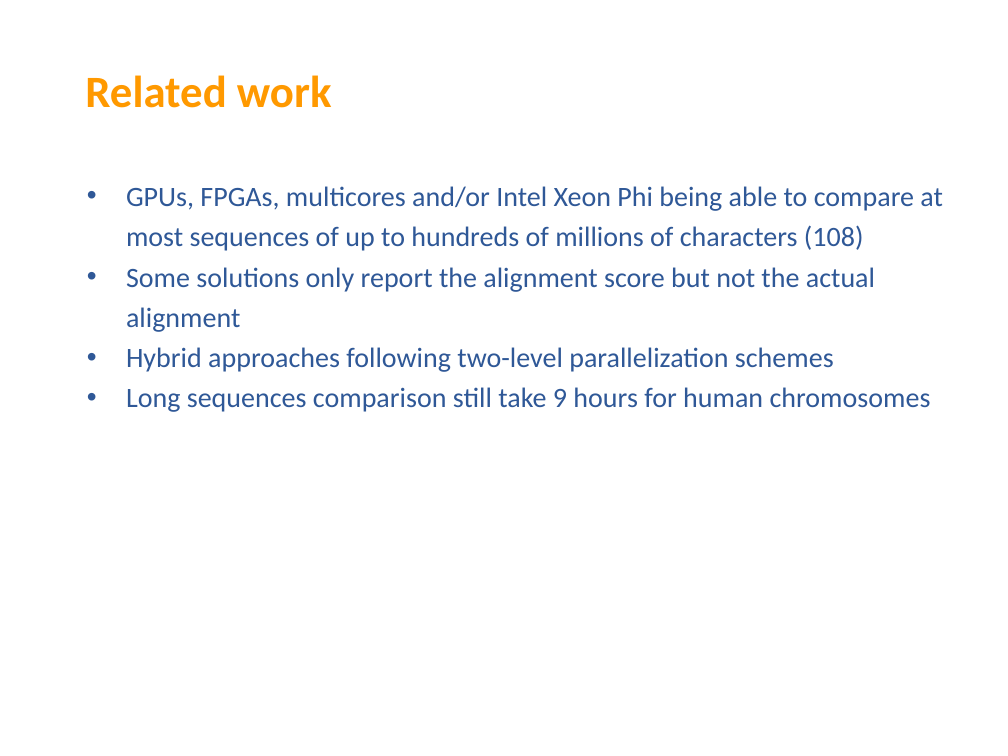
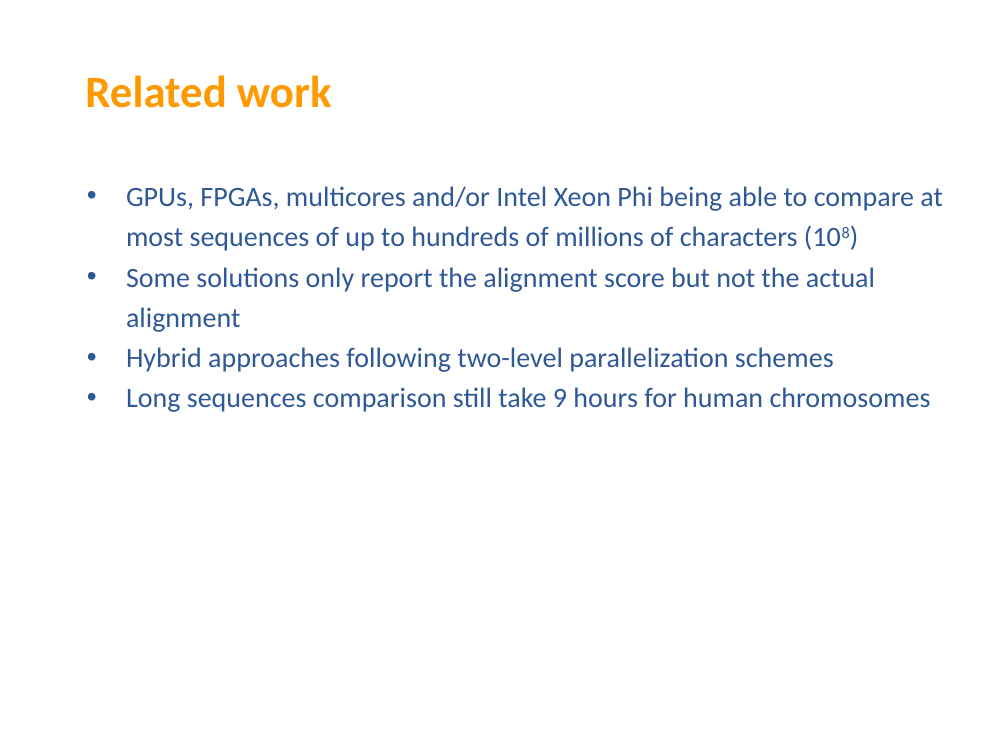
Before and after one commit to otorreno/hpc-excelerate, a slide deck: slide 3 of day2/slides/09_GECKO_parallel.pptx. Drawn at 1008x756 pixels with LibreOffice and Linux fonts; fonts in the diff are those of the drawing; background and template pictures are left out. Boxes give left, top, right and bottom in pixels: in the first picture for what was removed or moved away, otherwise in the second. Text is boxed around its words. In the diff, an @@ line names an element or a change of style, - is before the commit and + after.

```diff
--- a/day2/slides/09_GECKO_parallel.pptx
+++ b/day2/slides/09_GECKO_parallel.pptx
@@ text at bbox=[126, 186, 943, 251]: now superscript in "(108)" @@
```
Also in this commit, not shown: 2 other slides changed, 12 other files.
